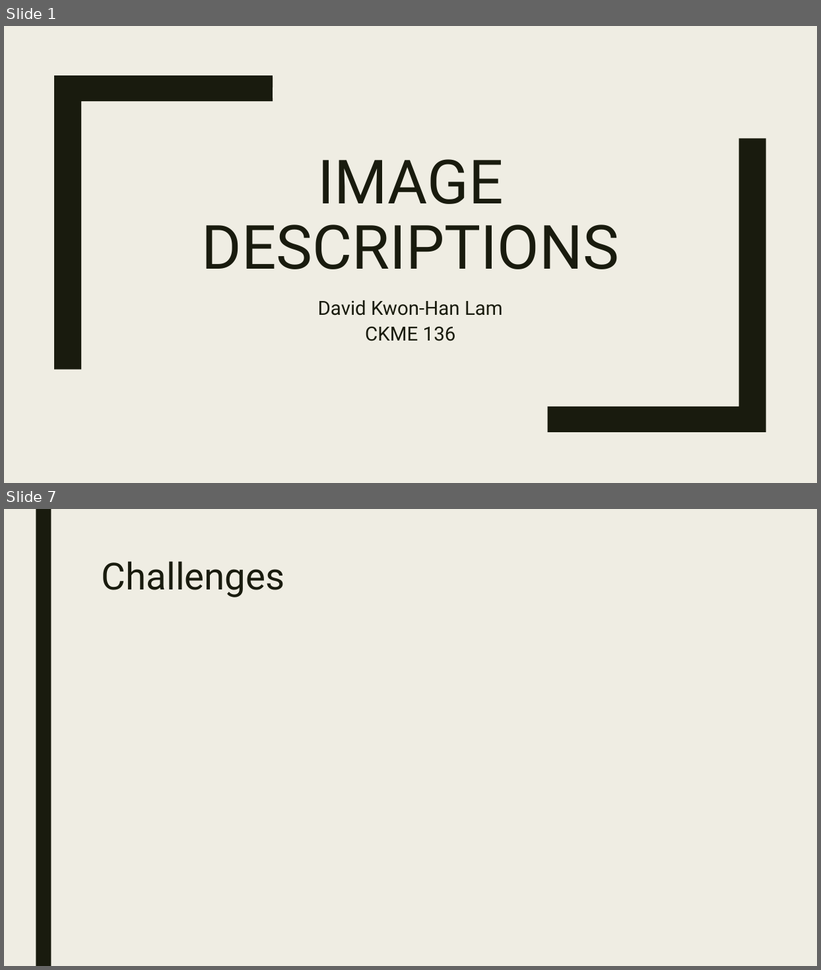
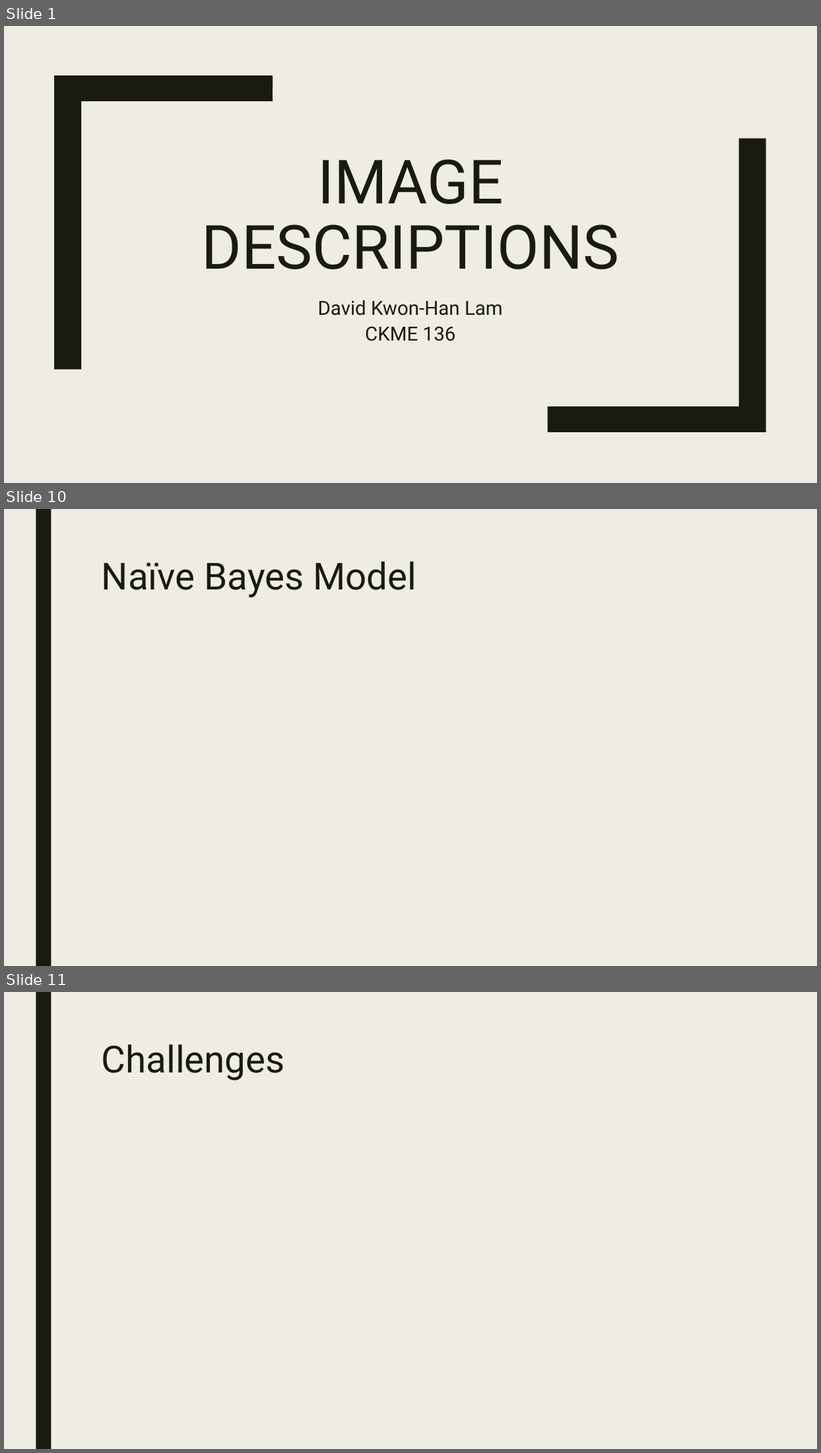
Before and after one commit to davidlamcanada/Ryerson-CKME136, a slide deck: Submissions/Final Project PPT.pptx. Shown one above the other, each under a label of ours: slides 1 and 7 before the commit, slides 1, 10 and 11 after it; the slides between them are not shown. The pictures are 821x970 and 821x1453 pixels, drawn with LibreOffice and Linux fonts; fonts in the diff are those of the drawing. Boxes give left, top, right and bottom in pixels: in the first picture for what was removed or moved away, otherwise in the second. Text is boxed around its words. In the diff, an @@ line names an element or a change of style, - is before the commit and + after.

```diff
--- a/Submissions/Final Project PPT.pptx
+++ b/Submissions/Final Project PPT.pptx
@@ slide 10 added at <box>4,509,817,966</box>, background #EFEDE3; not listed: 1 template element that a slide beside it also shows @@
@@ title added at <box>102,561,417,597</box>, 44 pt, text #191B0E @@
+Naïve Bayes Model
@@ what was slide 7 is now slide 11 @@
```
Also in this commit, not shown: 4 slides changed, 5 other slides added, 3 slides removed, 6 other files.
